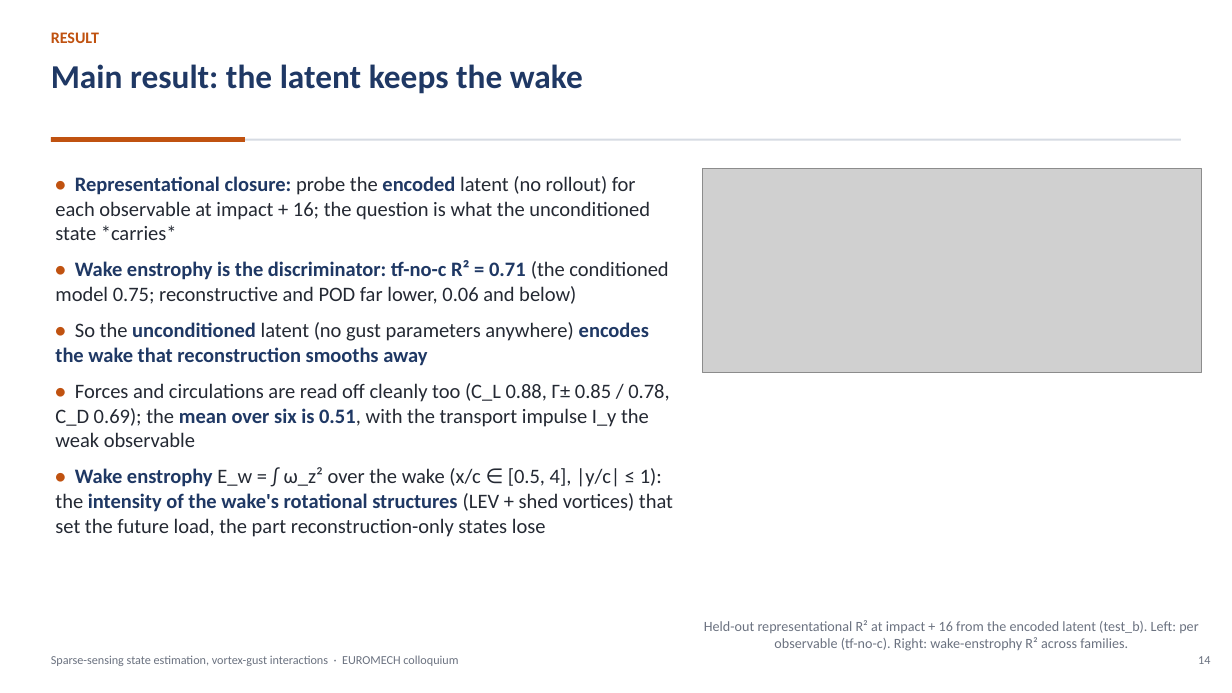
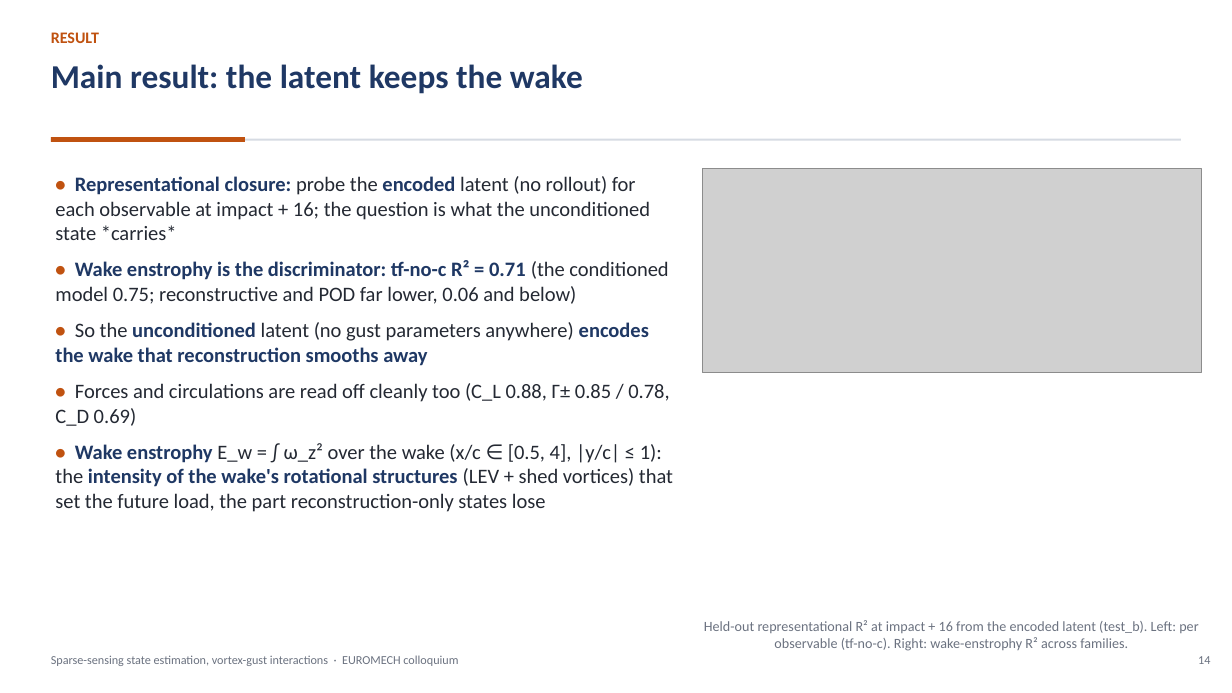
Before and after one commit to sanmi90/GUST-JEPA, a slide deck: slide 14 of paper/talk/euromech_gust_jepa.pptx. Drawn at 1232x693 pixels with LibreOffice and Linux fonts; fonts in the diff are those of the drawing; grey boxes stand for pictures. Boxes give left, top, right and bottom in pixels: in the first picture for what was removed or moved away, otherwise in the second. Text is boxed around its words. In the diff, an @@ line names an element or a change of style, - is before the commit and + after.

```diff
--- a/paper/talk/euromech_gust_jepa.pptx
+++ b/paper/talk/euromech_gust_jepa.pptx
@@ text at bbox=[55, 383, 669, 426]: text changed @@
-• Forces and circulations are read off cleanly too (C_L 0.88, Γ± 0.85 / 0.78, C_D 0.69); the mean over six is 0.51, with the transport impulse I_y the weak observable
+• Forces and circulations are read off cleanly too (C_L 0.88, Γ± 0.85 / 0.78, C_D 0.69)
```
Also in this commit, not shown: 3 other slides changed, 5 other files.
